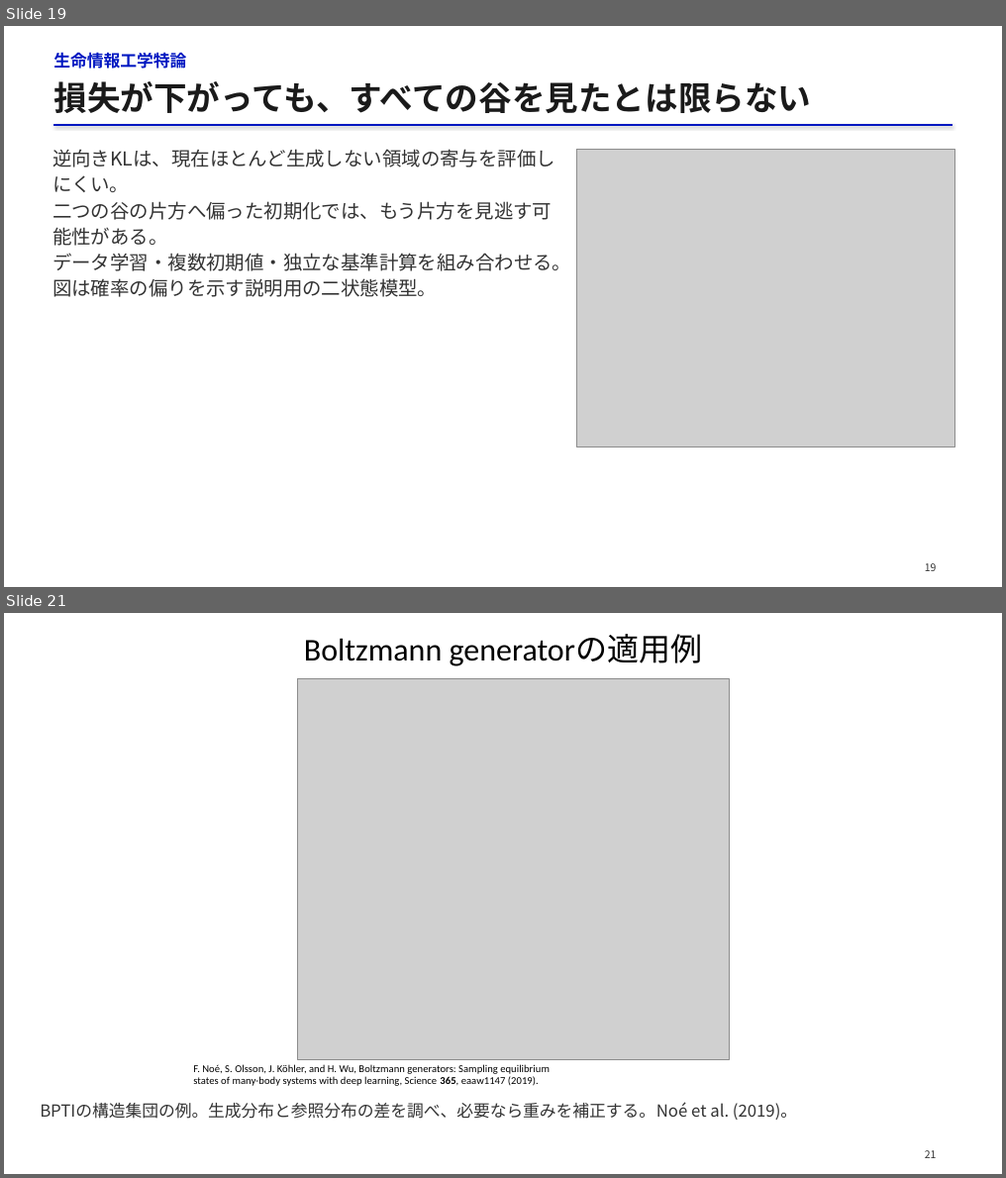
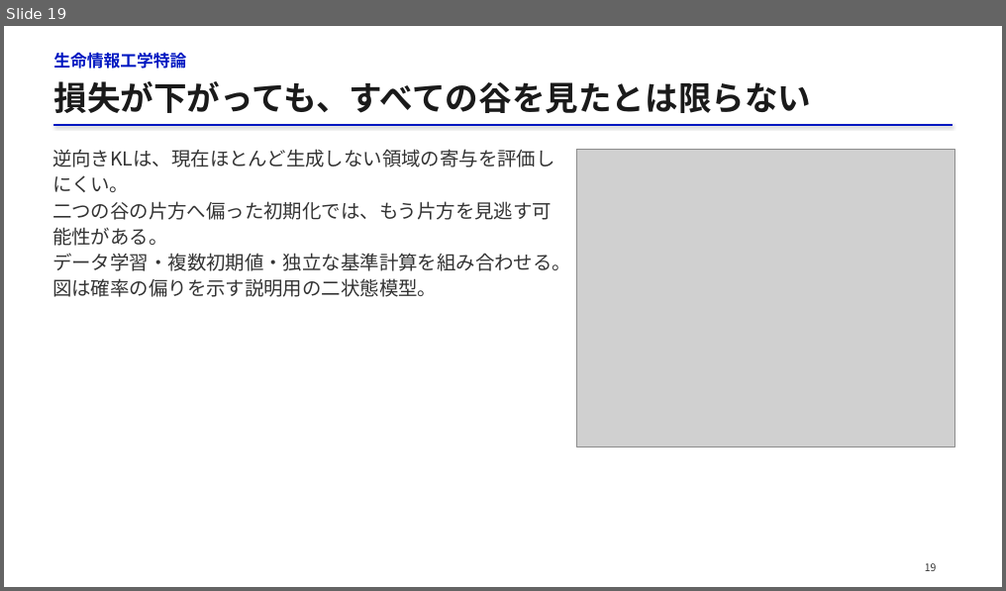
Before and after one commit to matsunagalab/lecture_bioinfo, a slide deck: 13_構造集団を生成するAI/13_構造集団を生成するAI.pptx. Shown one above the other, each under a label of ours: slides 19 and 21 before the commit, slide 19 after it; the slides between them are not shown. The pictures are 1006x1178 and 1006x591 pixels, drawn with LibreOffice and Linux fonts; fonts in the diff are those of the drawing; grey boxes stand for pictures. Boxes give left, top, right and bottom in pixels: in the first picture for what was removed or moved away, otherwise in the second. Text is boxed around its words. In the diff, an @@ line names an element or a change of style, - is before the commit and + after.

Commit message:
第13回の研究図と生成分布の説明を改善

```diff
--- a/13_構造集団を生成するAI/13_構造集団を生成するAI.pptx
+++ b/13_構造集団を生成するAI/13_構造集団を生成するAI.pptx
@@ slide 21 removed at [4,613,1002,1174], background #FFFFFF @@
@@ title removed at [304,635,702,666] @@
-Boltzmann generatorの適用例
@@ picture removed at [297,678,730,1059] @@
@@ text removed at [193,1064,549,1086] @@
-F. Noé, S. Olsson, J. Köhler, and H. Wu, Boltzmann generators: Sampling equilibrium states of many-body systems with deep learning, Science 365, eaaw1147 (2019).
@@ text removed at [40,1102,797,1120] @@
-BPTIの構造集団の例。生成分布と参照分布の差を調べ、必要なら重みを補正する。Noé et al. (2019)。
@@ text removed at [925,1151,937,1158] @@
-21
```
Also in this commit, not shown: 13 slides changed, 10 slides added, 9 other slides removed, 2 other files.
